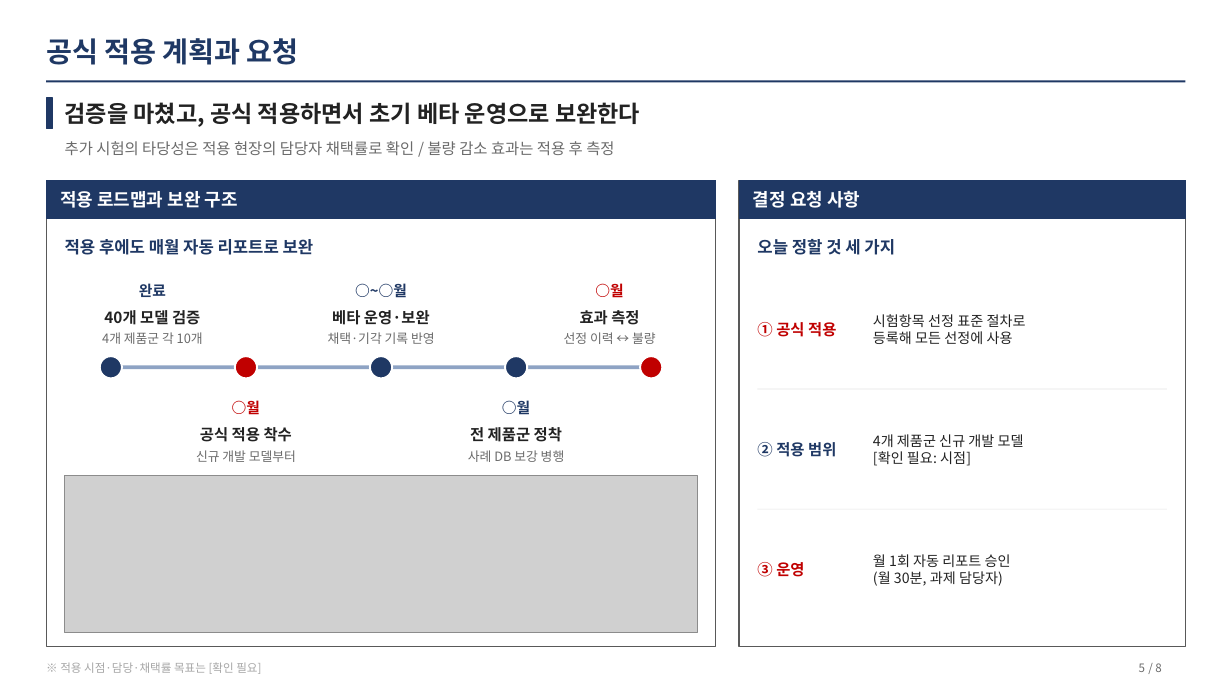
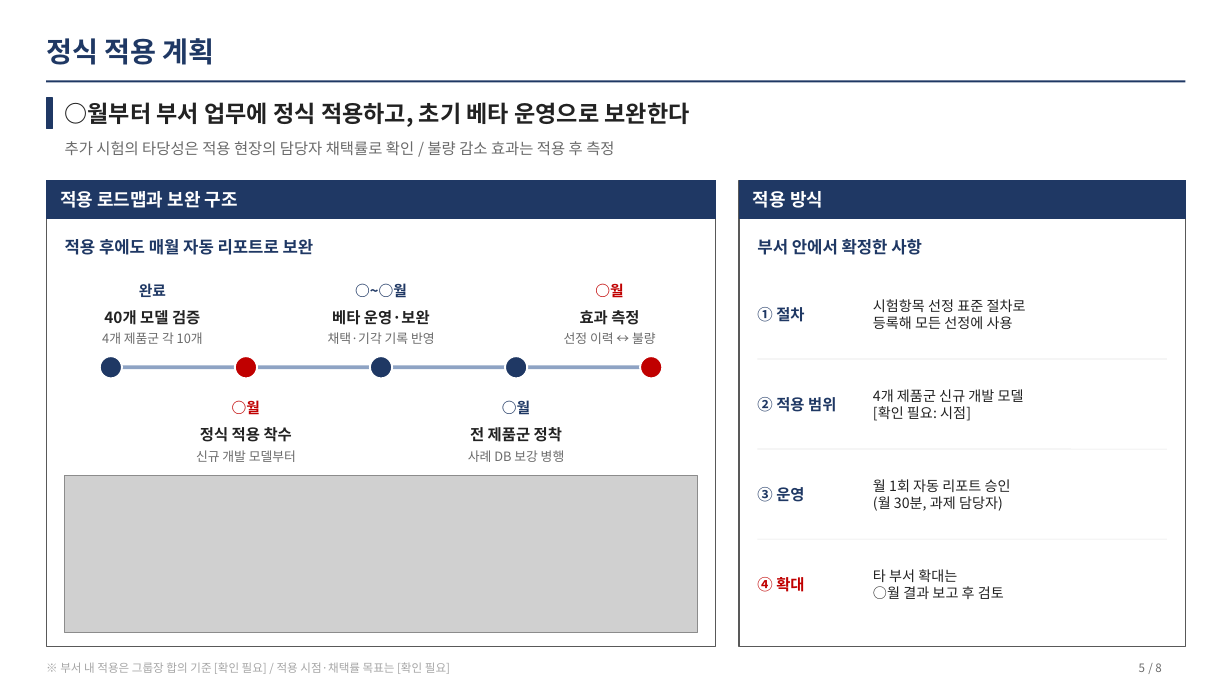
Before and after one commit to kimeungjin-cmd/Start1, a slide deck: slide 5 of output/vp/시험항목자동선정_성과보고.pptx. Drawn at 1232x693 pixels with LibreOffice and Linux fonts; fonts in the diff are those of the drawing; grey boxes stand for pictures. Boxes give left, top, right and bottom in pixels: in the first picture for what was removed or moved away, otherwise in the second. Text is boxed around its words. In the diff, an @@ line names an element or a change of style, - is before the commit and + after.

```diff
--- a/output/vp/시험항목자동선정_성과보고.pptx
+++ b/output/vp/시험항목자동선정_성과보고.pptx
@@ text at bbox=[46, 38, 215, 65]: text changed @@
-공식 적용 계획과 요청
+정식 적용 계획
@@ text at bbox=[65, 102, 690, 127]: text changed @@
-검증을 마쳤고, 공식 적용하면서 초기 베타 운영으로 보완한다
+○월부터 부서 업무에 정식 적용하고, 초기 베타 운영으로 보완한다
@@ text at bbox=[753, 191, 823, 208]: text changed @@
-결정 요청 사항
+적용 방식
@@ text at bbox=[757, 239, 922, 255]: text changed @@
-오늘 정할 것 세 가지
+부서 안에서 확정한 사항
@@ text "시험항목 선정 표준 절차로": place and size @@
-text "시험항목 선정 표준 절차로" at bbox=[873, 314, 1026, 344]
+text "시험항목 선정 표준 절차로" at bbox=[873, 299, 1026, 329]
@@ text at bbox=[757, 307, 804, 322]: text changed; text colour #C00000 to #1F3864 @@
-① 공식 적용
+① 절차
@@ line moved from (758, 389) - (1167, 389) to (758, 359) - (1167, 359) @@
@@ text "② 적용 범위": place and size @@
-text "② 적용 범위" at bbox=[757, 442, 836, 457]
+text "② 적용 범위" at bbox=[757, 397, 836, 412]
@@ text "4개 제품군 신규 개발 모델": place and size @@
-text "4개 제품군 신규 개발 모델" at bbox=[873, 434, 1024, 466]
+text "4개 제품군 신규 개발 모델" at bbox=[873, 389, 1024, 421]
@@ text at bbox=[200, 427, 292, 442]: text changed @@
-공식 적용 착수
+정식 적용 착수
@@ line moved from (758, 509) - (1167, 509) to (758, 449) - (1167, 449) @@
@@ text "③ 운영": place and size @@
-text "③ 운영" at bbox=[757, 562, 804, 577]
+text "③ 운영" at bbox=[757, 487, 804, 502]
@@ text "③ 운영" at bbox=[757, 487, 804, 502]: text colour #C00000 to #1F3864 @@
@@ text "월 1회 자동 리포트 승인": place and size @@
-text "월 1회 자동 리포트 승인" at bbox=[873, 554, 1011, 586]
+text "월 1회 자동 리포트 승인" at bbox=[873, 479, 1011, 511]
@@ text added at bbox=[873, 569, 1004, 599], 11 pt, text #222222 @@
+타 부서 확대는
+○월 결과 보고 후 검토
@@ text added at bbox=[757, 577, 804, 592], 12 pt, text #C00000, bold @@
+④ 확대
@@ text at bbox=[60, 662, 450, 674]: text changed @@
-※ 적용 시점·담당·채택률 목표는 [확인 필요]
+※ 부서 내 적용은 그룹장 합의 기준 [확인 필요] / 적용 시점·채택률 목표는 [확인 필요]
```
Also in this commit, not shown: 1 other slide changed, 3 other files.
